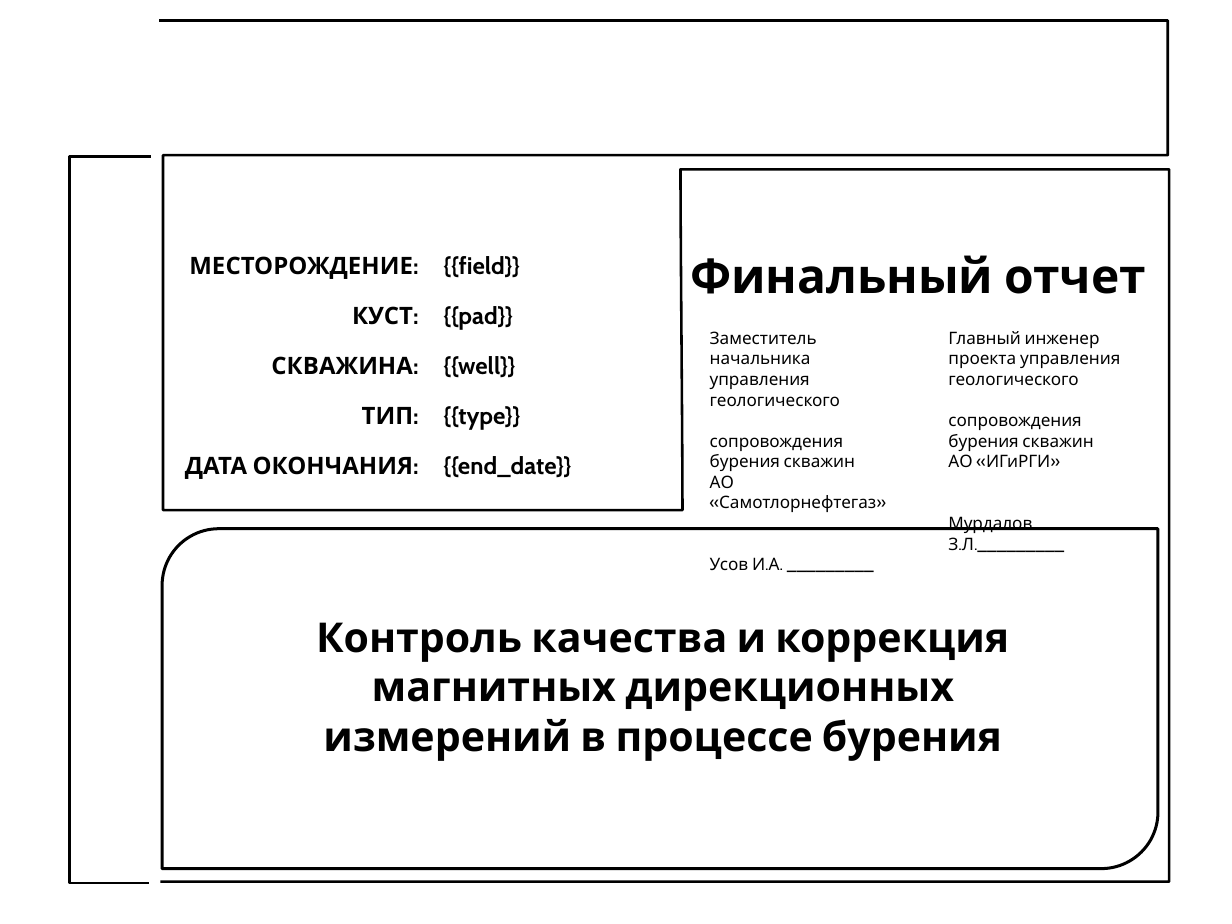
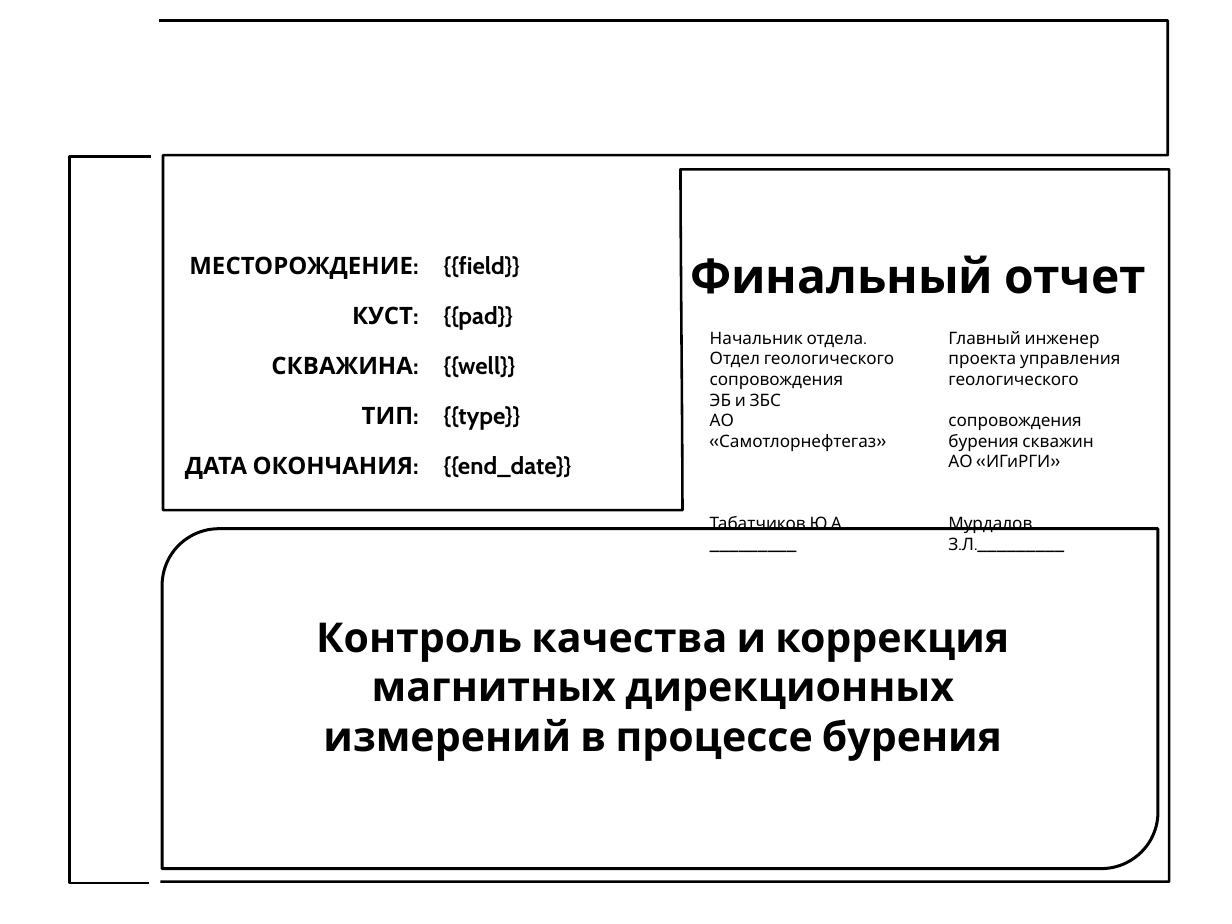
Before and after one commit to SVETA12345/UZM_excel, a slide deck: slide 1 of files/Шаблон/Самотлорское_итоговый_ВНС.pptx. Drawn at 1232x924 pixels with LibreOffice and Linux fonts; fonts in the diff are those of the drawing; background and template pictures are left out. Boxes give left, top, right and bottom in pixels: in the first picture for what was removed or moved away, otherwise in the second. Text is boxed around its words. In the diff, an @@ line names an element or a change of style, - is before the commit and + after.

```diff
--- a/files/Шаблон/Самотлорское_итоговый_ВНС.pptx
+++ b/files/Шаблон/Самотлорское_итоговый_ВНС.pptx
@@ text at (x1=710, y1=331, x2=894, y2=530): text changed @@
-Заместитель начальника управления геологического
-сопровождения
-бурения скважин
-АО «Самотлорнефтегаз»
-Усов И.А. _________
+Начальник отдела.
+Отдел геологического сопровождения
+ЭБ и ЗБС
+АО «Самотлорнефтегаз»
+Табатчиков Ю.А. _________
```
Also in this commit, not shown: 2 other slides changed, 13 other files.
